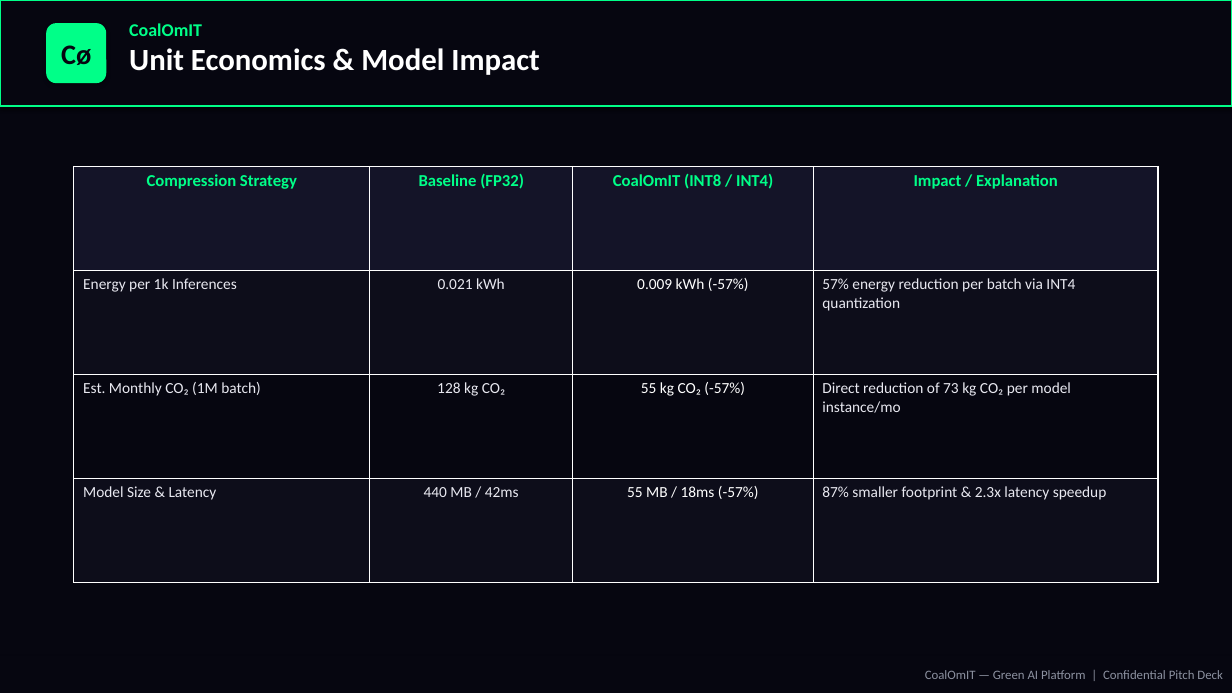
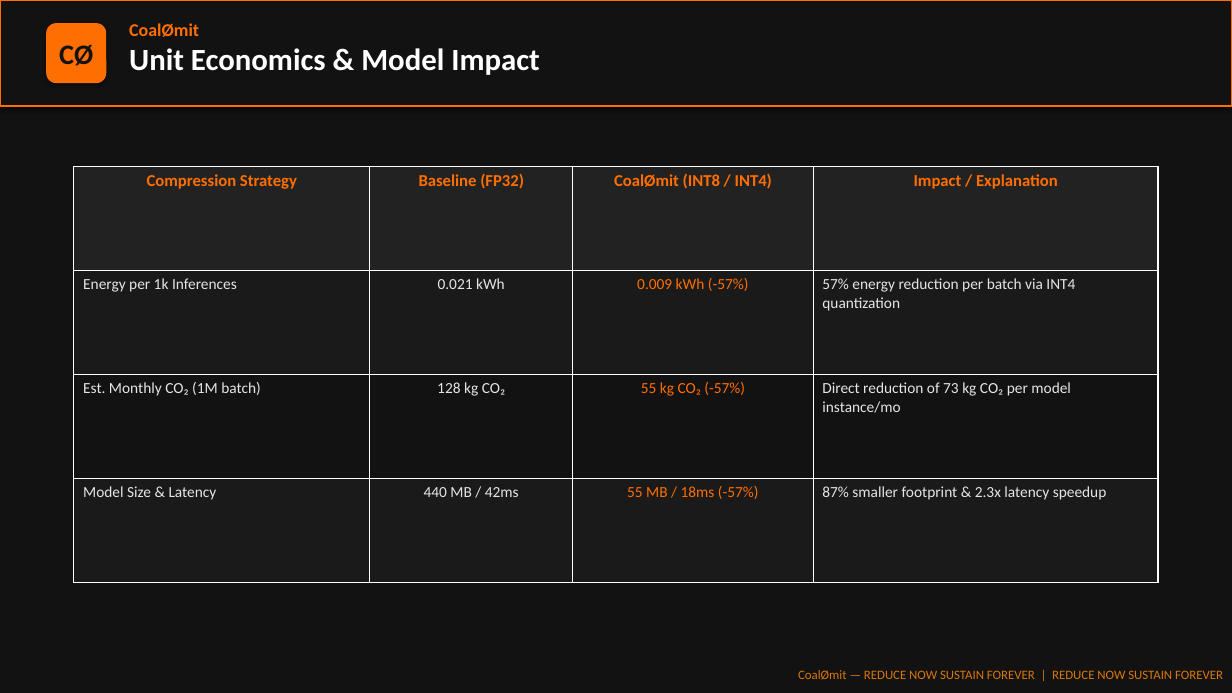
Before and after one commit to AAYUSHI003/CoalOmit, a slide deck: slide 6 of CoalOmIT_Pitch_Deck.pptx. Drawn at 1232x693 pixels with LibreOffice and Linux fonts; fonts in the diff are those of the drawing. Boxes give left, top, right and bottom in pixels: in the first picture for what was removed or moved away, otherwise in the second. Text is boxed around its words. In the diff, an @@ line names an element or a change of style, - is before the commit and + after.

Commit message:
Update pitch deck theme to match CoalØmit amber orange screenshot

```diff
--- a/CoalOmIT_Pitch_Deck.pptx
+++ b/CoalOmIT_Pitch_Deck.pptx
@@ rectangle at box(0, 0, 1232, 693): fill #060610 to #121212 @@
@@ rectangle at box(0, 0, 1232, 106): fill #060610 to #121212; outline #00FF88 1.5 pt to #FF6E00 1.5 pt @@
@@ rounded rectangle "CØ" at box(46, 23, 106, 83): fill #00FF88 to #FF6E00 @@
@@ text at box(129, 23, 199, 37): text changed; text colour #00FF88 to #FF6E00 @@
-CoalOmIT
+CoalØmit
@@ text in rounded rectangle at box(59, 45, 93, 66): text changed; text colour #060610 to #121212 @@
-Cø
+CØ
@@ table at box(74, 166, 1158, 582) @@
-row 1, column 3: CoalOmIT (INT8 / INT4)
+row 1, column 3: CoalØmit (INT8 / INT4)
@@ fill #141428 to #222222 in row 1 @@
@@ fill #0D0D1A to #1A1A1A in 8 cells @@
@@ fill #060610 to #121212 in row 3 @@
@@ text colour #00FF88 to #FF6E00 in "Compression Strategy", "Baseline (FP32)", "Impact / Explanation" @@
@@ text colour #E8E8F0 to #E5E5E5 in "Energy per 1k Inferences", "0.021 kWh", "57% energy reduction per batch via INT4 ...", "Est. Monthly CO₂ (1M batch)" and 5 more places @@
@@ text colour #FFFFFF to #FF6E00 in "0.009 kWh (-57%)", "55 kg CO₂ (-57%)", "55 MB / 18ms (-57%)" @@
@@ rectangle "CoalØmit — REDUCE NOW SUSTAIN ..." at box(0, 656, 1232, 693): fill #060610 to #121212 @@
@@ text in rectangle at box(798, 670, 1223, 680): text changed; text colour #8C91A0 to #D97706 @@
-CoalOmIT — Green AI Platform | Confidential Pitch Deck
+CoalØmit — REDUCE NOW SUSTAIN FOREVER | REDUCE NOW SUSTAIN FOREVER
```
Also in this commit, not shown: 12 other slides changed, 2 other files.
